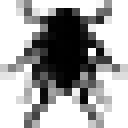
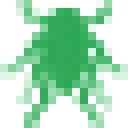
Two versions of the same layered image (w=128, h=128). Layer-by-layer changes:
added layer "Layer 1" (71%) above "Black & White 1" over <box>0,0,128,128</box>
